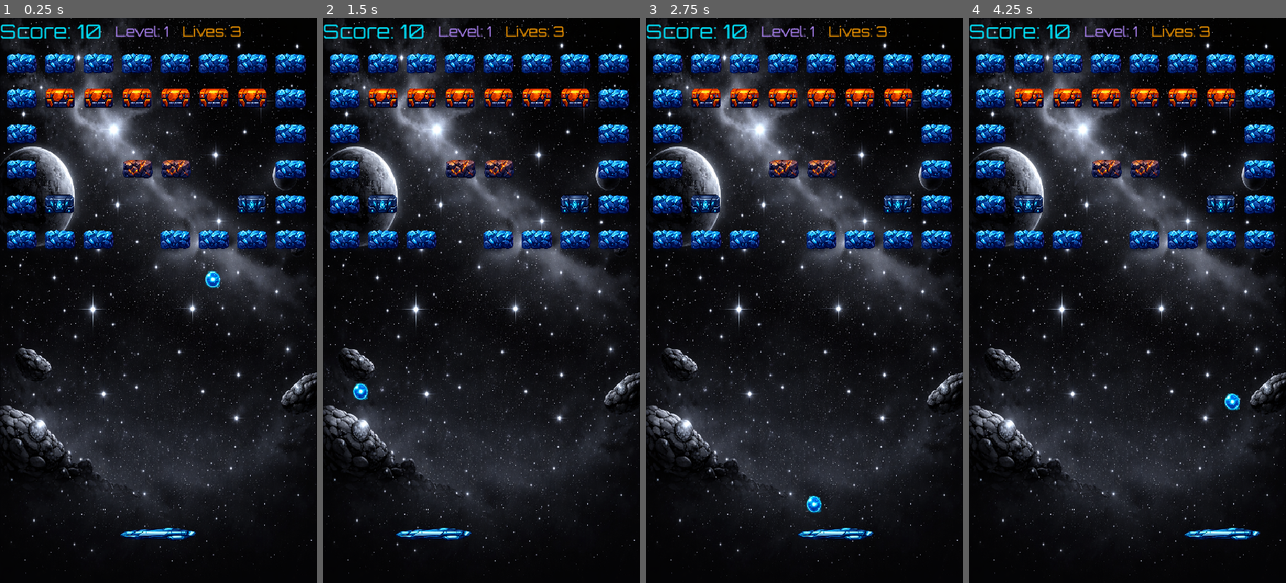
Above: before the commit, frames 1-4 (left to right).
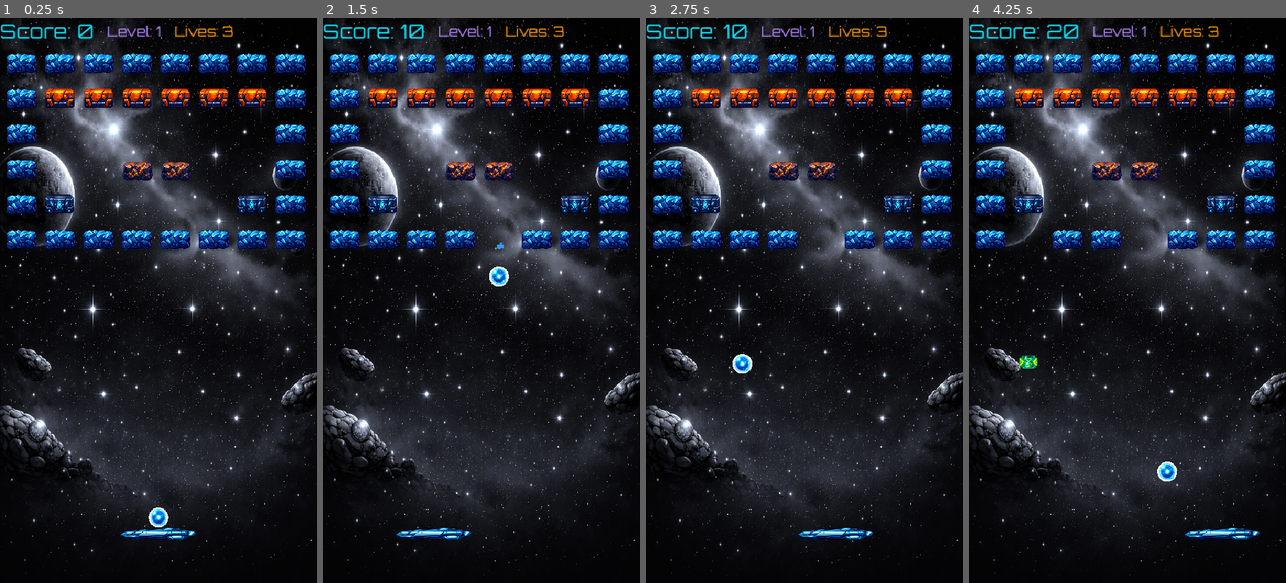
Above: after the commit, the same moments.

Repository: ilkkayli/godot-brick-breaker
Game: Godot game, scene res://main.tscn
Two runs of this game, one before a commit and one after it. Both use one fixed random seed, a clock stepped at 60 frames per second and the inputs below.
Inputs (mouse positions are in pixels of both pictures, inside the frame that each line leads up to):
- Up to frame 1 (0.25 s): no input
- Up to frame 2 (1.5 s): move the mouse to (551, 272) at 0.52 s; click (551, 272) at 0.67 s; drag from (418, 328) to (465, 413) at 1.27 s
- Up to frame 3 (2.75 s): move the mouse to (836, 176) at 2.02 s; click (836, 176) at 2.17 s
- Up to frame 4 (4.25 s): drag from (1111, 413) to (1032, 215) at 2.77 s; move the mouse to (1222, 385) at 3.52 s; click (1222, 385) at 3.67 s

The runs differ from the first frame. In frame 1, 1.7% of the frame differs, in the area x 24-76%, y 1-91%; in frame 2, 1.4%; in frame 3, 1.4%; in frame 4, 2.5%, in the area x 14-86%, y 1-82%.

Commit message:
Add particles and effects for brick destruction

Diff:
--- a/Ball.gd
+++ b/Ball.gd
@@ -2,28 +2,32 @@
 
 const RADIUS: float = 15.0
 
-var active: bool = true
+var active: bool = false
 var speed: float = 500.0
+var attached: bool = true
 
 func _ready() -> void:
 	add_to_group("balls")
-	launch()
 
 func launch() -> void:
 	active = true
+	attached = false
 	var angle = deg_to_rad(randf_range(-60, 60))
 	velocity = Vector2(sin(angle), -cos(angle)).normalized() * speed
 
 func stop() -> void:
 	active = false
+	attached = false
 	velocity = Vector2.ZERO
 
-func set_speed(new_speed: float) -> void:
-	speed = new_speed
-	if active and velocity.length() > 0:
-		velocity = velocity.normalized() * speed
+func attach_to_paddle(paddle: Node) -> void:
+	attached = true
+	active = false
+	velocity = Vector2.ZERO
 
 func _physics_process(delta: float) -> void:
+	if attached:
+		return
 	if not active:
 		return
 	var collision = move_and_collide(velocity * delta)
@@ -32,3 +36,14 @@
 		var collider = collision.get_collider()
 		if collider.has_method("hit"):
 			collider.hit()
+
+func reverse() -> void:
+	velocity = -velocity
+
+func set_speed(new_speed: float) -> void:
+	speed = new_speed
+	if active and velocity.length() > 0:
+		velocity = velocity.normalized() * speed
+
+func _draw() -> void:
+	draw_circle(Vector2.ZERO, RADIUS, Color.WHITE)
--- a/Brick.gd
+++ b/Brick.gd
@@ -6,16 +6,16 @@
 const POWERUP_SCENE = preload("res://PowerUp.tscn")
 const PowerUp = preload("res://PowerUp.gd")
 const SPRITESHEET = preload("res://spritesheet.png")
+const PARTICLES_SCENE = preload("res://BrickParticles.tscn")
 const POWERUP_CHANCE = 0.2
 
 enum Type { NORMAL, STRONG, UNBREAKABLE, EXPLOSIVE }
 
-# Region-arvot jokaiselle tiilityypille
 const REGIONS = {
 	Type.NORMAL:      Rect2(788, 351, 310, 200),
 	Type.STRONG:      Rect2(785, 578, 310, 200),
 	Type.UNBREAKABLE: Rect2(465, 576, 310, 200),
-	Type.EXPLOSIVE:   Rect2(136, 577, 310, 200)
+	Type.EXPLOSIVE:   Rect2(136, 577, 310, 170)
 }
 const DAMAGED_REGION = Rect2(1096, 351, 310, 200)
 
@@ -55,6 +55,7 @@
 		_update_sprite()
 
 func _on_destroyed() -> void:
+	_spawn_particles()
 	if type == Type.EXPLOSIVE:
 		_explode()
 	if randf() < POWERUP_CHANCE:
@@ -65,6 +66,39 @@
 		get_parent().add_child(powerup)
 	brick_destroyed.emit()
 	queue_free()
+
+func _spawn_particles() -> void:
+	var particles = PARTICLES_SCENE.instantiate()
+	particles.position = global_position
+	get_parent().add_child(particles)
+
+	match type:
+		Type.NORMAL:
+			particles.amount = 12
+			particles.process_material.initial_velocity_min = 50
+			particles.process_material.initial_velocity_max = 150
+			particles.process_material.color = Color(0.2, 0.6, 1.0)  # sininen
+		Type.STRONG:
+			particles.amount = 20
+			particles.process_material.initial_velocity_min = 100
+			particles.process_material.initial_velocity_max = 250
+			particles.process_material.color = Color(1.0, 0.4, 0.0)  # oranssi
+		Type.EXPLOSIVE:
+			particles.amount = 35
+			particles.process_material.initial_velocity_min = 150
+			particles.process_material.initial_velocity_max = 400
+			particles.process_material.color = Color(1.0, 0.6, 0.0)  # räjähdys
+			_screen_shake()
+
+	particles.emitting = true
+	# Poista automaattisesti kun efekti loppuu
+	await particles.finished
+	particles.queue_free()
+
+func _screen_shake() -> void:
+	var camera = get_tree().get_first_node_in_group("camera")
+	if camera and camera.has_method("shake"):
+		camera.shake(0.3, 8.0)
 
 func _explode() -> void:
 	var neighbors = [
--- /dev/null
+++ b/BrickParticles.tscn
@@ -0,0 +1,19 @@
+[gd_scene format=3 uid="uid://bnort6t6xvh3i"]
+
+[sub_resource type="ParticleProcessMaterial" id="ParticleProcessMaterial_il54s"]
+particle_flag_disable_z = true
+direction = Vector3(0, -1, 0)
+spread = 180.0
+initial_velocity_min = 50.0
+initial_velocity_max = 200.0
+gravity = Vector3(0, 300, 0)
+scale_min = 2.0
+scale_max = 6.0
+
+[node name="BrickParticles" type="GPUParticles2D" unique_id=47209800]
+emitting = false
+amount = 16
+lifetime = 0.5
+one_shot = true
+explosiveness = 0.9
+process_material = SubResource("ParticleProcessMaterial_il54s")
--- /dev/null
+++ b/CameraShake.gd
@@ -0,0 +1,19 @@
+extends Camera2D
+class_name CameraShake
+
+var shake_duration: float = 0.0
+var shake_strength: float = 0.0
+
+func _process(delta: float) -> void:
+	if shake_duration > 0:
+		shake_duration -= delta
+		offset = Vector2(
+			randf_range(-shake_strength, shake_strength),
+			randf_range(-shake_strength, shake_strength)
+		)
+	else:
+		offset = Vector2.ZERO
+
+func shake(duration: float, strength: float) -> void:
+	shake_duration = duration
+	shake_strength = strength
--- a/Main.gd
+++ b/Main.gd
@@ -47,9 +47,8 @@
 				child.brick_destroyed.connect(_on_brick_destroyed)
 
 func respawn_ball() -> void:
-	ball.position = Vector2(240, 600)
 	ball.speed = BASE_SPEED + (level - 1) * SPEED_INCREMENT
-	ball.launch()
+	ball.attach_to_paddle(paddle)
 
 func _on_brick_destroyed() -> void:
 	score += 10
@@ -87,6 +86,15 @@
 			print("GAME OVER | Score: ", score, " | Level: ", level)
 
 func _input(event: InputEvent) -> void:
+	# Vapauta pallo napautuksella
+	if ball.attached:
+		if event is InputEventScreenTouch and event.pressed:
+			ball.launch()
+			return
+		elif event is InputEventMouseButton and event.pressed:
+			ball.launch()
+			return
+
 	if not game_over:
 		return
 	if event is InputEventScreenTouch and event.pressed:
@@ -112,6 +120,10 @@
 	update_hud()
 
 func _process(delta: float) -> void:
+	# Pallo seuraa paddlea kun kiinnitetty
+	if ball.attached:
+		ball.position = Vector2(paddle.position.x, paddle.position.y - 25)
+
 	if is_slowed:
 		slow_timer -= delta
 		if slow_timer <= 0:
@@ -120,7 +132,7 @@
 func apply_powerup(type: int) -> void:
 	match type:
 		PowerUp.Type.EXPAND_PADDLE:
-			if not paddle.powered_up:  # ← vain jos ei jo aktiivinen
+			if not paddle.powered_up:
 				paddle.activate_expand()
 		PowerUp.Type.MULTIBALL:
 			spawn_extra_ball()
@@ -131,15 +143,22 @@
 				lives += 1
 				update_hud()
 				print("Extra life! Lives: ", lives)
-			else:
-				print("Max lives already reached")
+		PowerUp.Type.REVERSE_BALL:
+			reverse_all_balls()
+
+func reverse_all_balls() -> void:
+	for child in get_children():
+		if child is CharacterBody2D and child.has_method("reverse"):
+			child.reverse()
+	print("Reverse Ball!")
 
 func spawn_extra_ball() -> void:
 	var ball_scene = load("res://Ball.tscn")
 	var new_ball = ball_scene.instantiate()
-	new_ball.position = Vector2(240, 600)
+	new_ball.position = Vector2(paddle.position.x, paddle.position.y - 25)
 	new_ball.speed = BASE_SPEED + (level - 1) * SPEED_INCREMENT
-	call_deferred("add_child", new_ball)
+	add_child(new_ball)
+	new_ball.launch()  # ← käynnistä heti
 	print("Multiball!")
 
 func activate_slow() -> void:
--- a/PowerUp.gd
+++ b/PowerUp.gd
@@ -1,6 +1,6 @@
 extends Area2D
 
-enum Type { EXPAND_PADDLE, MULTIBALL, SLOW_BALL, EXTRA_LIFE }
+enum Type { EXPAND_PADDLE, MULTIBALL, SLOW_BALL, EXTRA_LIFE, REVERSE_BALL }
 
 const FALL_SPEED: float = 150.0
 const SPRITESHEET = preload("res://spritesheet.png")
@@ -9,7 +9,8 @@
 	Type.EXPAND_PADDLE: Rect2(808, 129, 280, 200),
 	Type.MULTIBALL:     Rect2(1103, 120, 280, 200),
 	Type.SLOW_BALL:     Rect2(152, 344, 280, 200),
-	Type.EXTRA_LIFE:    Rect2(477, 345, 280, 200)
+	Type.EXTRA_LIFE:    Rect2(477, 345, 280, 200),
+	Type.REVERSE_BALL:  Rect2(130, 749, 280, 200)
 }
 
 var type: Type = Type.EXPAND_PADDLE
@@ -24,7 +25,7 @@
 	atlas.atlas = SPRITESHEET
 	atlas.region = REGIONS[type]
 	sprite.texture = atlas
-	sprite.scale = Vector2(60.0 / 280.0, 60.0 / 280.0)
+	sprite.scale = Vector2(40.0 / 280.0, 40.0 / 280.0)
 
 func _physics_process(delta: float) -> void:
 	position.y += FALL_SPEED * delta
--- a/main.tscn
+++ b/main.tscn
@@ -5,6 +5,7 @@
 [ext_resource type="PackedScene" uid="uid://bdr1x3qp6c6o" path="res://Ball.tscn" id="2_0xm2m"]
 [ext_resource type="Texture2D" uid="uid://cwt5ad3suhrur" path="res://background_v5.png" id="2_1bvp3"]
 [ext_resource type="FontFile" uid="uid://dht3tl6ofdgw5" path="res://assets/fonts/orbitron.ttf" id="5_lquwl"]
+[ext_resource type="Script" uid="uid://duelw5vmlntnt" path="res://CameraShake.gd" id="6_7mycd"]
 
 [sub_resource type="RectangleShape2D" id="RectangleShape2D_ig7tw"]
 size = Vector2(480, 20)
@@ -85,3 +86,7 @@
 theme_override_font_sizes/font_size = 20
 text = "Lives: 3
 "
+
+[node name="Camera2D" type="Camera2D" parent="." unique_id=1692959262 groups=["camera"]]
+position = Vector2(240, 427)
+script = ExtResource("6_7mycd")
Not shown, added: CameraShake.gd.uid
Binary file changed: spritesheet.png
